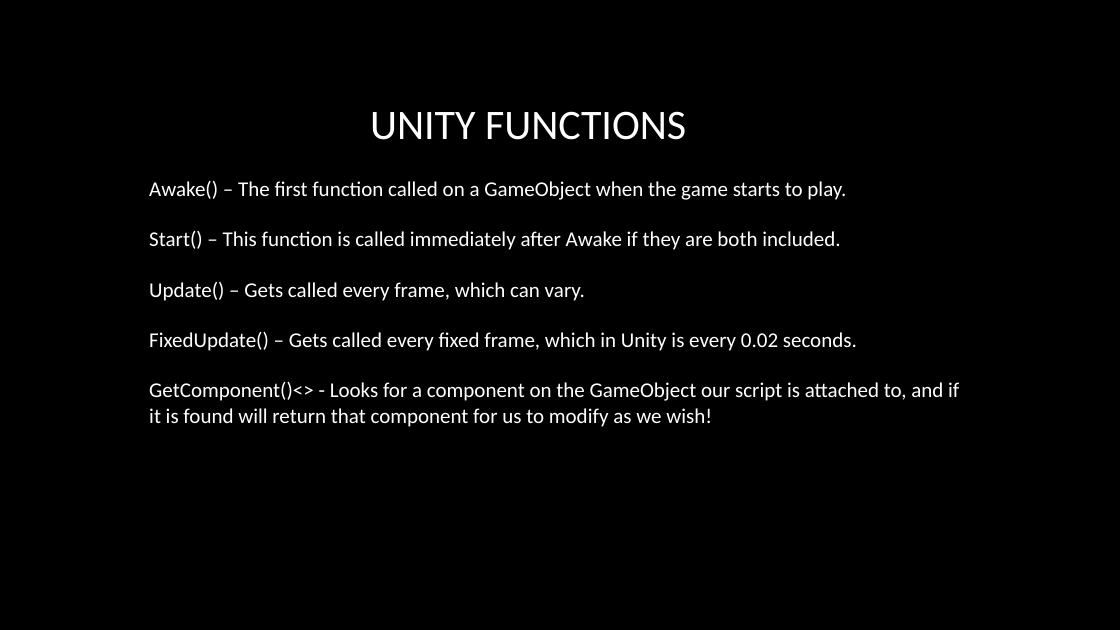
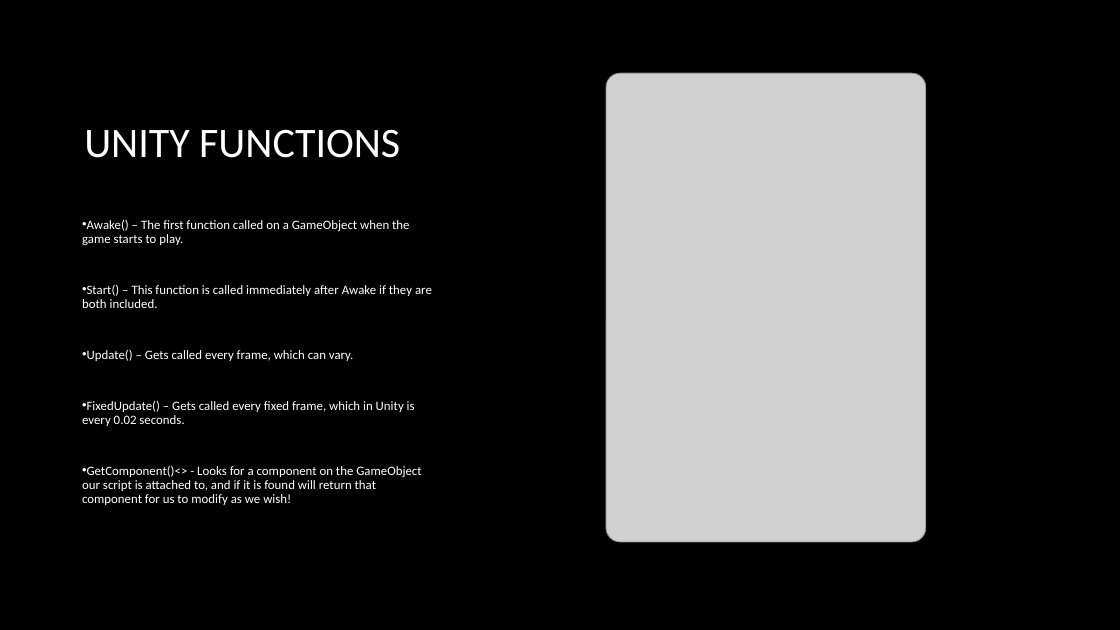
Before and after one commit to RIDENTEM/teachingMaterial, a slide deck: slide 4 of Programming in unity.pptx. Drawn at 1120x630 pixels with LibreOffice and Linux fonts; fonts in the diff are those of the drawing; grey boxes stand for pictures; background and template pictures are left out. Boxes give left, top, right and bottom in pixels: in the first picture for what was removed or moved away, otherwise in the second. Text is boxed around its words. In the diff, an @@ line names an element or a change of style, - is before the commit and + after.

```diff
--- a/Programming in unity.pptx
+++ b/Programming in unity.pptx
@@ title "UNITY FUNCTIONS": place and size @@
-title "UNITY FUNCTIONS" at [370, 111, 686, 140]
+title "UNITY FUNCTIONS" at [84, 129, 400, 158]
@@ title "UNITY FUNCTIONS" at [84, 129, 400, 158]: alignment centre to left @@
@@ picture added at [606, 73, 926, 542] @@
@@ text "Awake() – The first function ...": place and size @@
-text "Awake() – The first function ..." at [149, 181, 959, 427]
+text "Awake() – The first function ..." at [82, 220, 432, 505]
@@ text "Awake() – The first function ..." at [82, 220, 432, 505]: size 18 to 11 pt; bullet none to •; line spacing 1 to 0.9; more space between paragraphs; vertical alignment top to middle @@
```
Also in this commit, not shown: 3 other slides changed, 10 other files.
